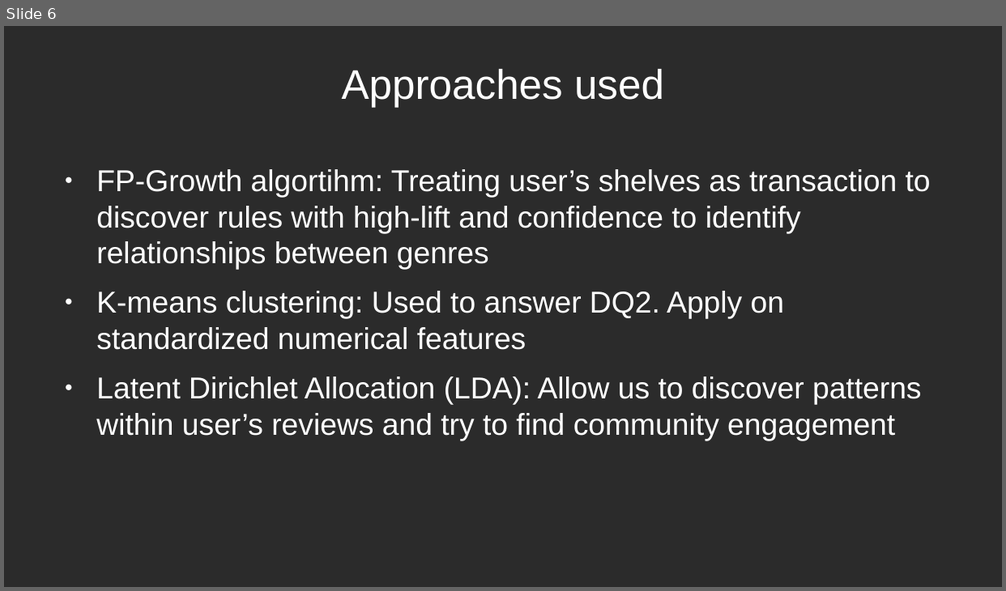
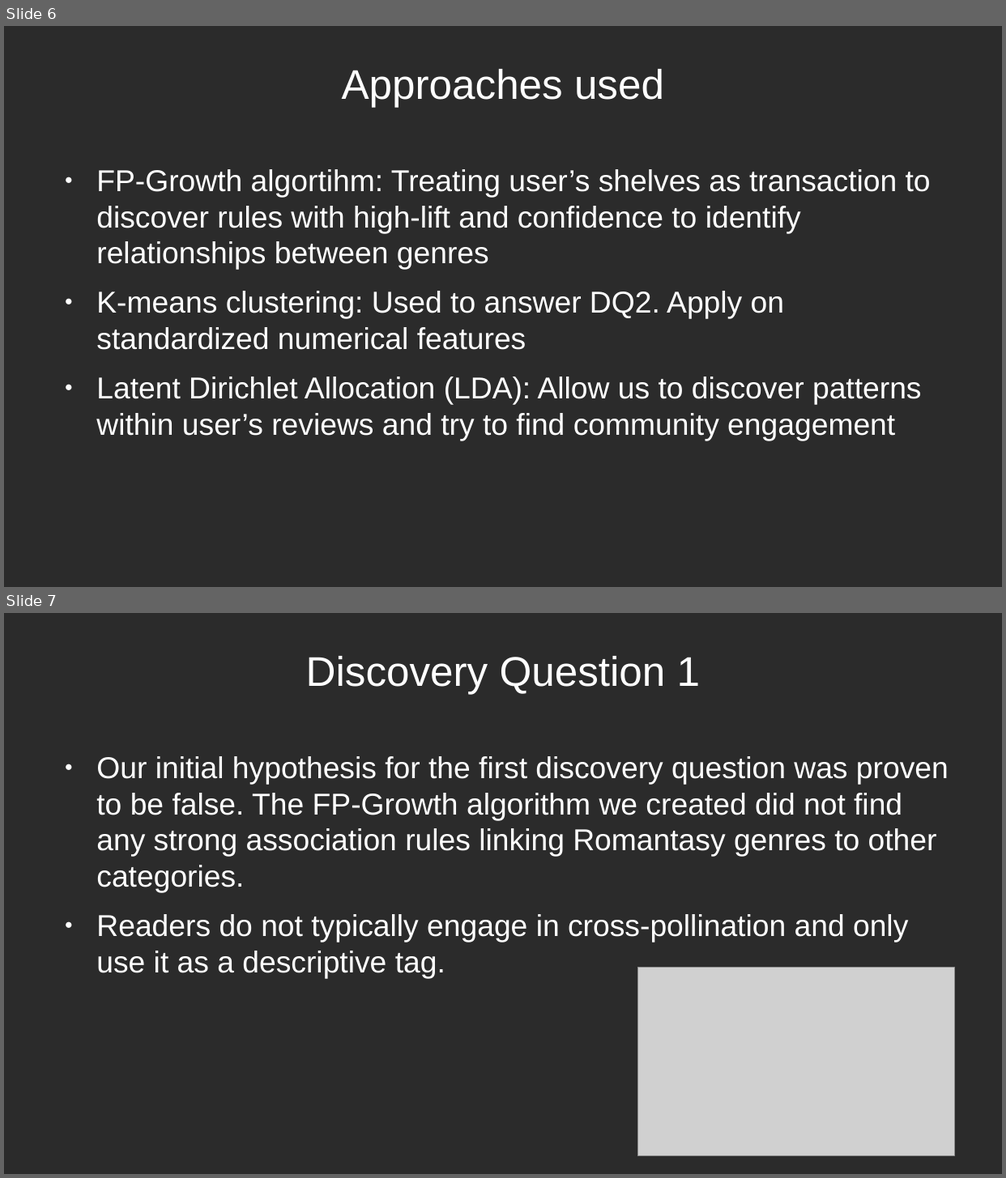
Before and after one commit to crystalstorm466/cs4412-project, a slide deck: docs/CS4412_David_Holland_Slides.odp. Shown one above the other, each under a label of ours: slide 6 before the commit, slides 6 and 7 after it. The pictures are 1006x591 and 1006x1178 pixels, drawn with LibreOffice and Linux fonts; fonts in the diff are those of the drawing; grey boxes stand for pictures; background and template pictures are left out; a plain dark background stands for a picture behind light text. Boxes give left, top, right and bottom in pixels: in the first picture for what was removed or moved away, otherwise in the second. Text is boxed around its words. In the diff, an @@ line names an element or a change of style, - is before the commit and + after.

```diff
--- a/docs/CS4412_David_Holland_Slides.odp
+++ b/docs/CS4412_David_Holland_Slides.odp
@@ slide 7 added at bbox=[4, 613, 1002, 1174], background picture (left out) @@
@@ title added at bbox=[306, 656, 700, 695], 33 pt, text #FFFFFF @@
+Discovery Question 1
@@ text added at bbox=[96, 756, 948, 979], 24 pt, text #FFFFFF @@
+● Our initial hypothesis for the first discovery question was proven to be false. The FP-Growth algorithm we created did not find any strong association rules linking Romantasy genres to other categories.
+● Readers do not typically engage in cross-pollination and only use it as a descriptive tag.
@@ picture added at bbox=[638, 968, 955, 1157] @@
```
Also in this commit, not shown: 1 slide changed, 6 other slides added, 1 slide removed, 1 other file.
